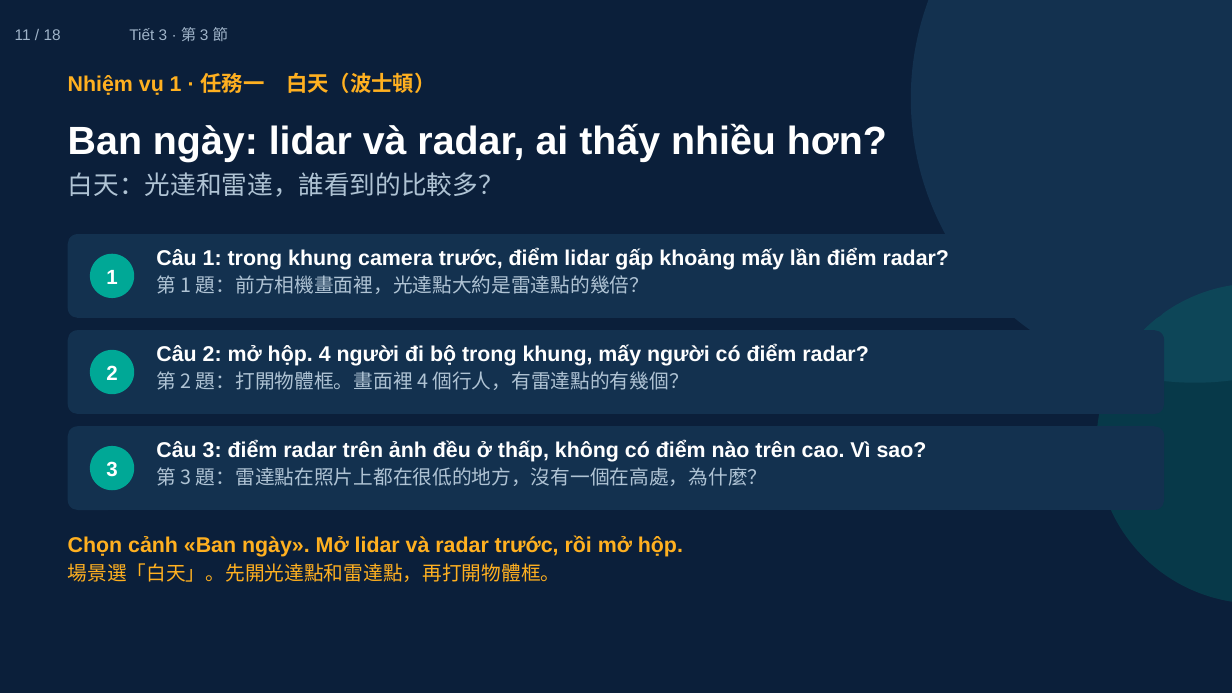
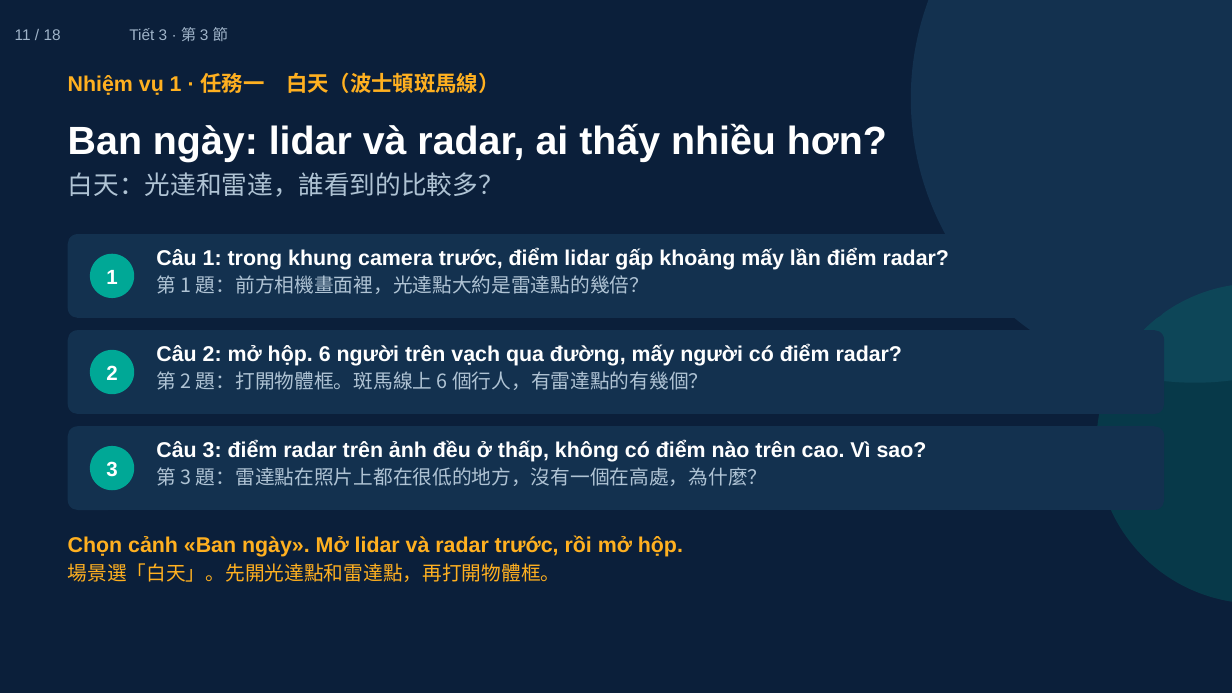
Before and after one commit to ch-neural/MITUST-Principles-of-Self-Driving-Cars, a slide deck: slide 11 of 第七週(10-22)/第七週_第3節_簡報.pptx. Drawn at 1232x693 pixels with LibreOffice and Linux fonts; fonts in the diff are those of the drawing. Boxes give left, top, right and bottom in pixels: in the first picture for what was removed or moved away, otherwise in the second. Text is boxed around its words. In the diff, an @@ line names an element or a change of style, - is before the commit and + after.

```diff
--- a/第七週(10-22)/第七週_第3節_簡報.pptx
+++ b/第七週(10-22)/第七週_第3節_簡報.pptx
@@ text at box(68, 72, 500, 95): text changed @@
-Nhiệm vụ 1 · 任務一 白天（波士頓）
+Nhiệm vụ 1 · 任務一 白天（波士頓斑馬線）
@@ text at box(156, 344, 902, 390): text changed @@
-Câu 2: mở hộp. 4 người đi bộ trong khung, mấy người có điểm radar?
-第 2 題：打開物體框。畫面裡 4 個行人，有雷達點的有幾個？
+Câu 2: mở hộp. 6 người trên vạch qua đường, mấy người có điểm radar?
+第 2 題：打開物體框。斑馬線上 6 個行人，有雷達點的有幾個？
```
Also in this commit, not shown: 3 other slides changed, 7 other files.
